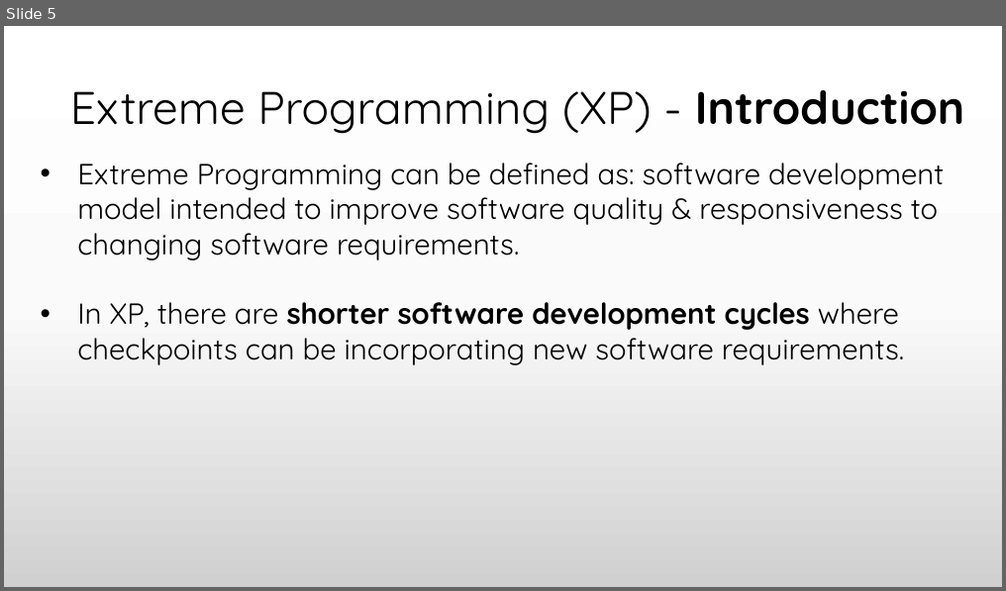
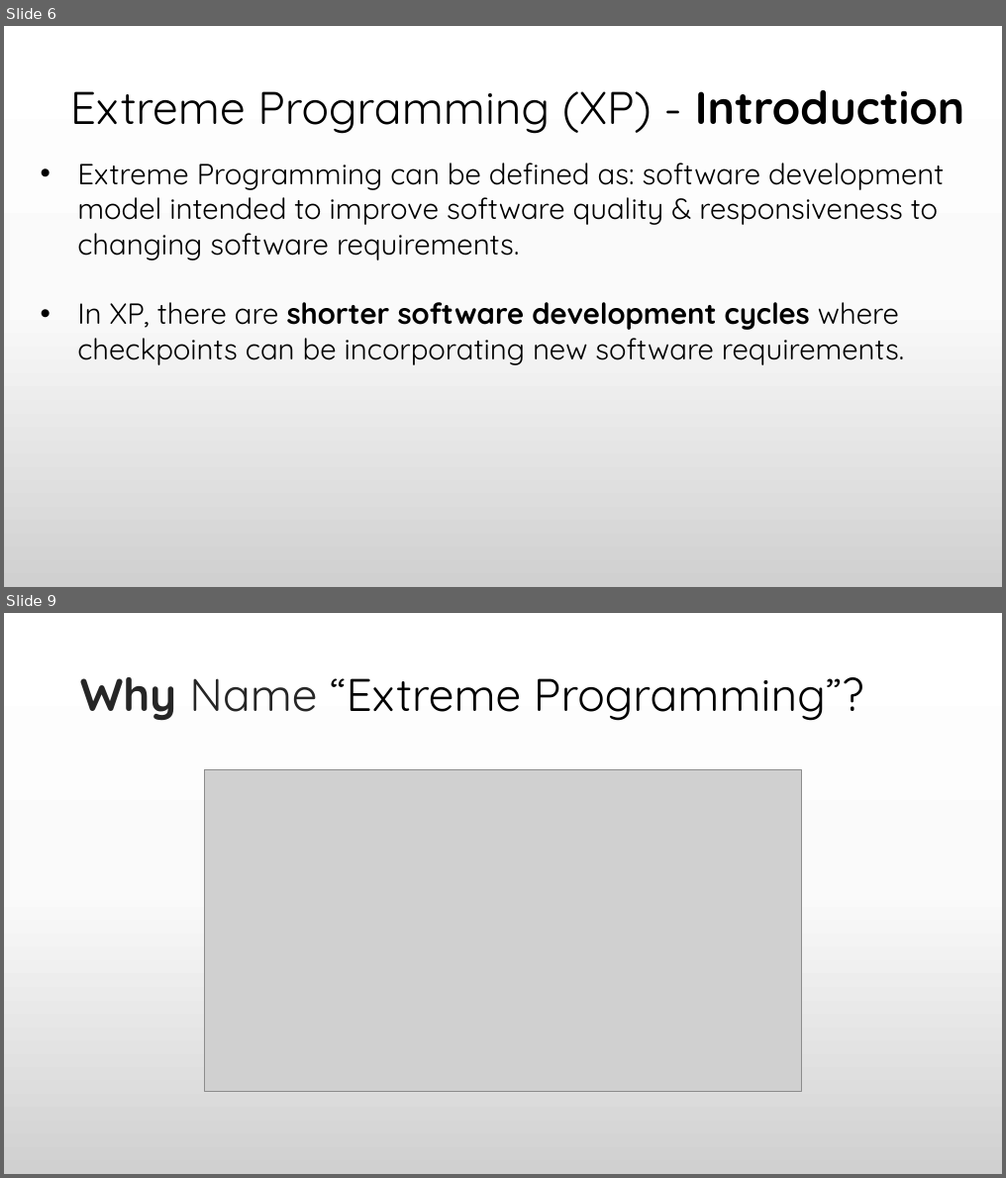
Before and after one commit to praash47/aasn-iii, a slide deck: extreme_programming.pptx. Shown one above the other, each under a label of ours: slide 5 before the commit, slides 6 and 9 after it; the slides between them are not shown. The pictures are 1006x591 and 1006x1178 pixels, drawn with LibreOffice and Linux fonts; fonts in the diff are those of the drawing; grey boxes stand for pictures. Boxes give left, top, right and bottom in pixels: in the first picture for what was removed or moved away, otherwise in the second. Text is boxed around its words. In the diff, an @@ line names an element or a change of style, - is before the commit and + after.

```diff
--- a/extreme_programming.pptx
+++ b/extreme_programming.pptx
@@ slide 9 added at box(4, 613, 1002, 1174), background gradient #FFFFFF to #FBFBFB to #D1D1D1 @@
@@ title added at box(80, 677, 863, 721), 44 pt, text #000000 @@
+Why Name “Extreme Programming”?
@@ picture added at box(205, 770, 802, 1092) @@
@@ what was slide 5 is now slide 6 @@
```
Also in this commit, not shown: 2 slides changed, 2 other slides added, 9 other files.
